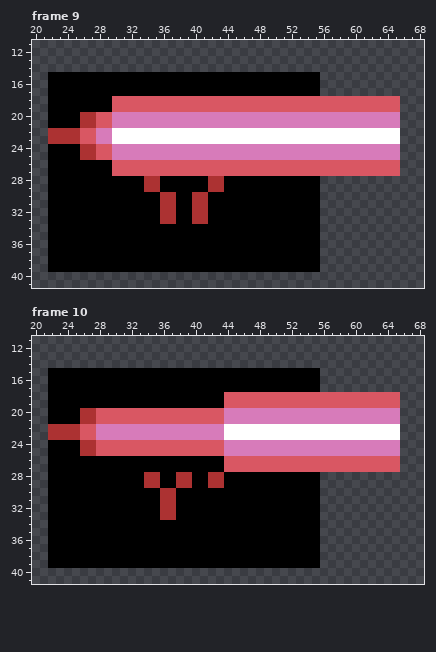
Edited in one commit: pixel-art file (aseprite/UwUloscopioLaser.aseprite). The picture above is the old version.
69x69 pixels, 16 frames. Shown: frame 9: x 20..68, y 11..41; frame 10: x 20..68, y 11..41. The commit also changed other frames, which this record leaves out.
Once edited:
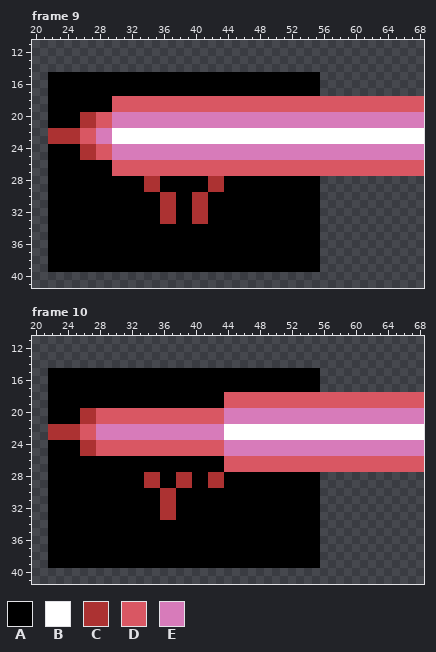
Palette (. is transparent): A #000000  B #ffffff  C #ac3232  D #d95763  E #d77bba
What changed:
Frame 9, layer "Laser_Face":
The author put colour B in rows 22 to 23 at x 66 to 68.
The author put colour D in rows 18 to 19 at x 66 to 68; in rows 26 to 27 at x 66 to 68.
The author put colour E in rows 20 to 21 at x 66 to 68; in rows 24 to 25 at x 66 to 68.
Frame 10, layer "Laser_Face": the same change as frame 9
Pixel boxes of the changes (left, top, right, bottom) in both pictures:
added: (400, 96, 424, 176)
added: (400, 392, 424, 472)
